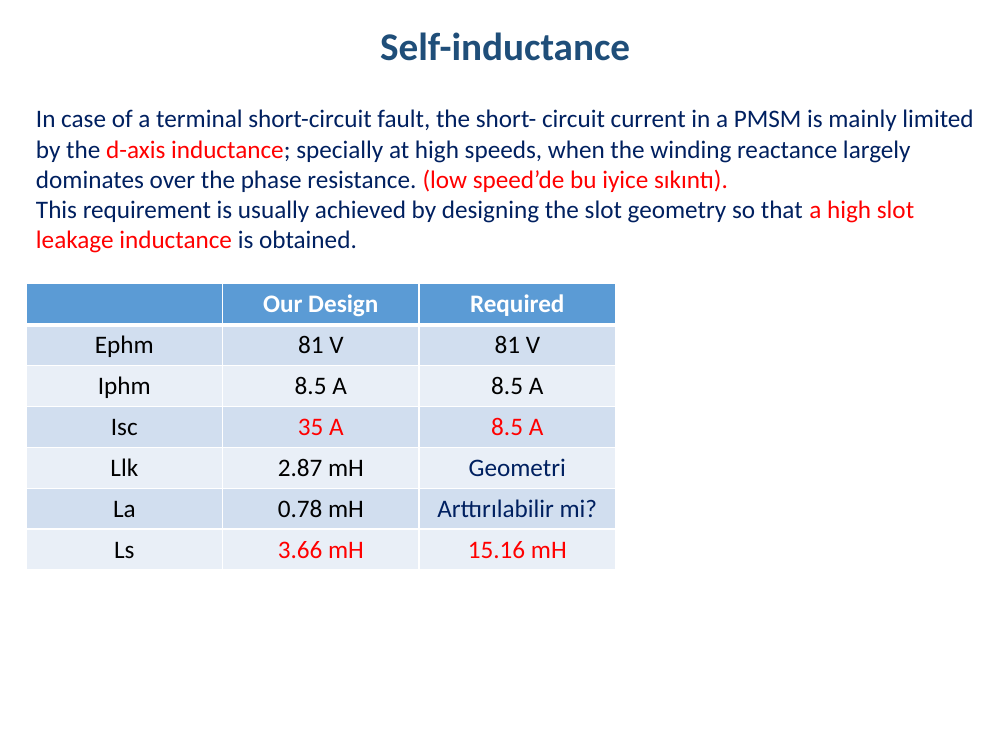
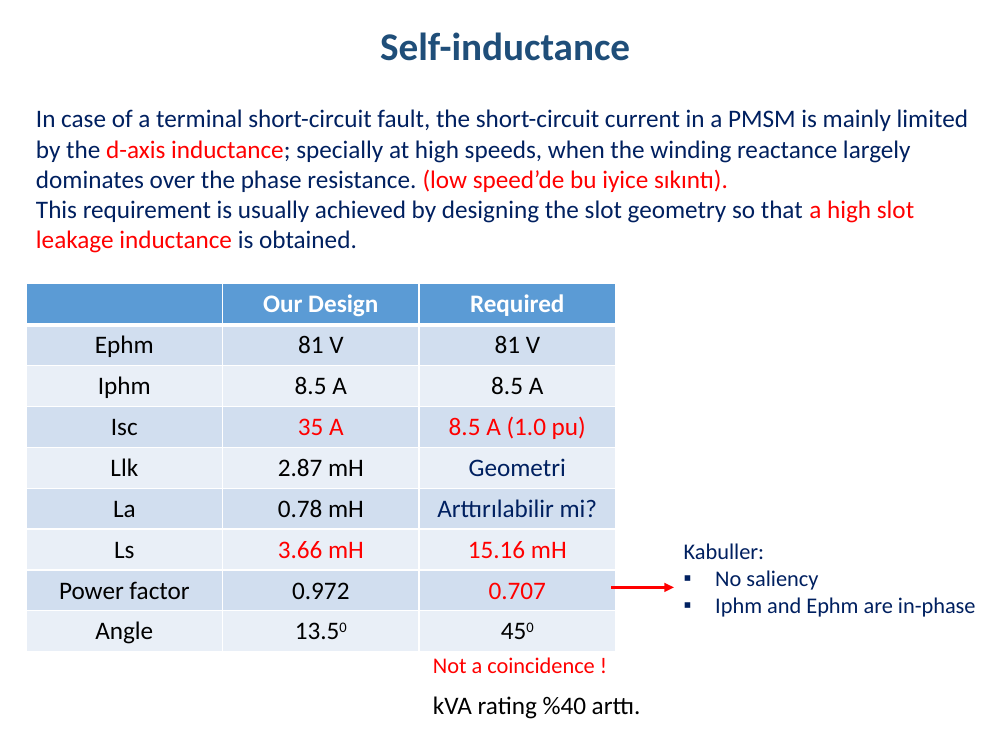
Before and after one commit to hakanpolat/IMMD, a slide deck: slide 25 of Literature/immd_ver2_research.pptx. Drawn at 1008x756 pixels with LibreOffice and Linux fonts; fonts in the diff are those of the drawing. Boxes give left, top, right and bottom in pixels: in the first picture for what was removed or moved away, otherwise in the second. Text is boxed around its words. In the diff, an @@ line names an element or a change of style, - is before the commit and + after.

Commit message:
Fault tolerance, inductance, stator configurations, drive topologies üzerine çalışmalar. Bkz: immd_ver2_research.pptx.

```diff
--- a/Literature/immd_ver2_research.pptx
+++ b/Literature/immd_ver2_research.pptx
@@ text at (36, 109, 968, 192): spaces changed @@
-In case of a terminal short-circuit fault, the short- circuit current in a PMSM is mainly limited by the d-axis inductance; specially at high speeds, when the winding reactance largely dominates over the phase resistance. (low speed’de bu iyice sıkıntı).
+In case of a terminal short-circuit fault, the short-circuit current in a PMSM is mainly limited by the d-axis inductance; specially at high speeds, when the winding reactance largely dominates over the phase resistance. (low speed’de bu iyice sıkıntı).
@@ table at (26, 284, 616, 652) @@
-row 4, column 3: 8.5 A
+row 4, column 3: 8.5 A (1.0 pu)
+row 8: Power factor | 0.972 | 0.707
+row 9: Angle | 13.50 | 450
@@ text added at (684, 543, 976, 617), 16 pt, text #002060 @@
+Kabuller:
+▪ No saliency
+▪ Iphm and Ephm are in-phase
@@ arrow added from (611, 588) to (673, 588), #FF0000 2.25 pt @@
@@ text added at (433, 657, 595, 673), 16 pt, text #FF0000 @@
+Not a coincidence !
@@ text added at (433, 696, 641, 719), 18 pt, text #000000 @@
+kVA rating %40 arttı.
```
Also in this commit, not shown: 7 other slides changed, 12 slides added, 4 other files.
